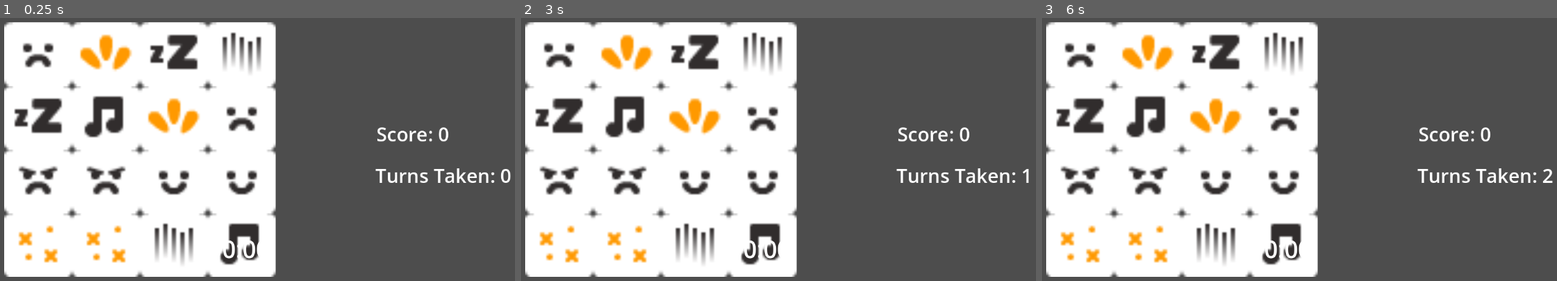
Above: before the commit, frames 1-3 (left to right).
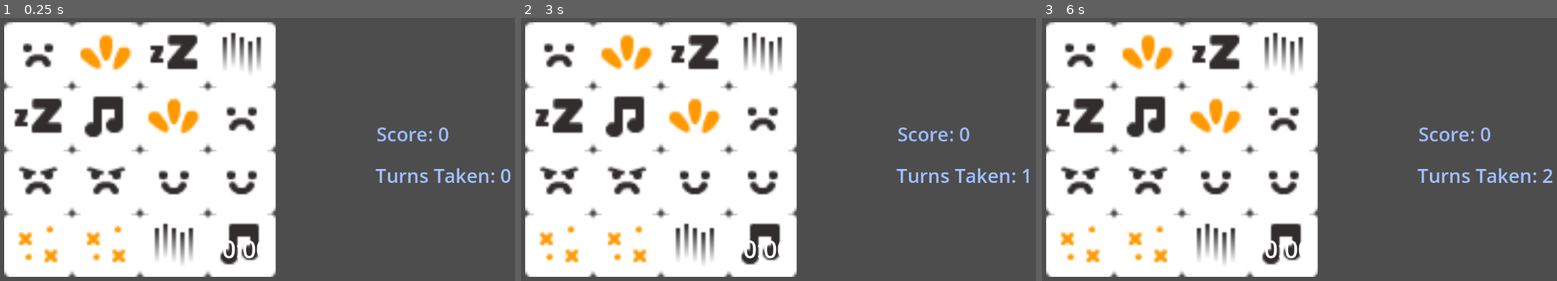
Above: after the commit, the same moments.

Repository: KartikaApDD/MemoryGame
Game: Godot game, scene res://main.tscn
Same seed, same stepped clock (60 frames per second), same inputs: the game is played once before the commit and once after it. This scene is started directly instead of the project's main scene.
Inputs (mouse positions are in pixels of both pictures, inside the frame that each line leads up to):
- Up to frame 1 (0.25 s): no input
- Up to frame 2 (3 s): tap Enter at 0.5, 2 s; move the mouse to (886, 133) at 0.52 s; click (886, 133) at 0.67 s; tap Space at 1.25, 2.75 s; move the mouse to (654, 165) at 1.27 s; click (654, 165) at 1.42 s; move the mouse to (819, 81) at 2.02 s; click (819, 81) at 2.17 s; move the mouse to (737, 212) at 2.77 s; click (737, 212) at 2.92 s
- Up to frame 3 (6 s): tap Enter at 3.5 s; move the mouse to (1454, 196) at 3.52 s; click (1454, 196) at 3.67 s; tap Space at 4.25 s; move the mouse to (1119, 102) at 4.27 s; click (1119, 102) at 4.42 s; move the mouse to (1314, 149) at 5.02 s; click (1314, 149) at 5.17 s; move the mouse to (1201, 70) at 5.77 s; click (1201, 70) at 5.92 s

The runs differ from the first frame. In frame 1, 0.8% of the frame differs, in the area x 72-100%, y 41-63%; in frame 2, 0.8%; in frame 3, 0.8%.
Error before the commit: a number is required in operator '%'. (res://Timer.gd:16)
Error after the commit: a number is required in operator '%'. (res://Timer.gd:17)

Commit message:
Update main.tscn

Diff:
--- a/Timer.gd
+++ b/Timer.gd
@@ -13,4 +13,7 @@
 	return "minute, second"
 
 func _process(delta):
-	label.text = "%02d:%02d" % time_left_to_live()
+	if label:
+		label.text = "%02d:02d%" % time_left_to_live
+	else:
+		print("Warning: Timer is null")
--- a/main.tscn
+++ b/main.tscn
@@ -1,7 +1,16 @@
-[gd_scene load_steps=3 format=3 uid="uid://dhl3syf7y1r5s"]
+[gd_scene load_steps=6 format=3 uid="uid://dhl3syf7y1r5s"]
 
 [ext_resource type="PackedScene" uid="uid://b100wqc8ojej2" path="res://tile_map.tscn" id="1_7vjub"]
 [ext_resource type="Script" path="res://Timer.gd" id="2_erxyl"]
+
+[sub_resource type="SystemFont" id="SystemFont_37dg1"]
+font_names = PackedStringArray("Stencil")
+
+[sub_resource type="SystemFont" id="SystemFont_fovkn"]
+font_names = PackedStringArray("Broadway")
+
+[sub_resource type="SystemFont" id="SystemFont_hoy1l"]
+font_names = PackedStringArray("Broadway")
 
 [node name="main" type="Node2D"]
 
@@ -28,6 +37,7 @@
 offset_bottom = 242.0
 grow_horizontal = 2
 grow_vertical = 2
+theme_override_fonts/font = SubResource("SystemFont_37dg1")
 theme_override_font_sizes/font_size = 50
 text = "00:00"
 
@@ -48,6 +58,8 @@
 offset_bottom = 28.0
 grow_horizontal = 0
 grow_vertical = 2
+theme_override_colors/font_color = Color(0.612903, 0.740409, 1, 1)
+theme_override_fonts/font = SubResource("SystemFont_fovkn")
 theme_override_font_sizes/font_size = 40
 text = "Score:"
 
@@ -63,5 +75,7 @@
 offset_bottom = 114.0
 grow_horizontal = 0
 grow_vertical = 2
+theme_override_colors/font_color = Color(0.638753, 0.758185, 1, 1)
+theme_override_fonts/font = SubResource("SystemFont_hoy1l")
 theme_override_font_sizes/font_size = 40
 text = "Turns taken: "
--- a/tile_map.gd
+++ b/tile_map.gd
@@ -71,8 +71,15 @@
 	update_text()
 
 func update_text():
-	score_label.text = "Score: %d" % score
-	turn_label.text = "Turns Taken: %d" % turns_taken
+	if score_label:
+		score_label.text = "Score: %d" % score
+	else:
+		print("Warning: score_label is null")
+
+	if turn_label:
+		turn_label.text = "Turns Taken: %d" % turns_taken
+	else:
+		print("Warning: turn_label is null")
 
 func put_back_cards_with_delay():
 	await self.get_tree().create_timer(1.5).timeout
